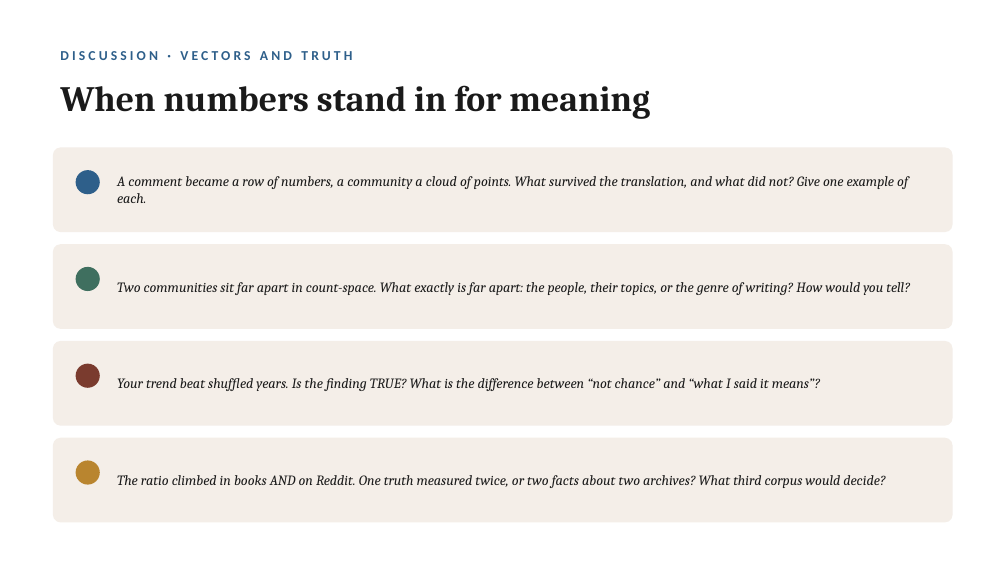
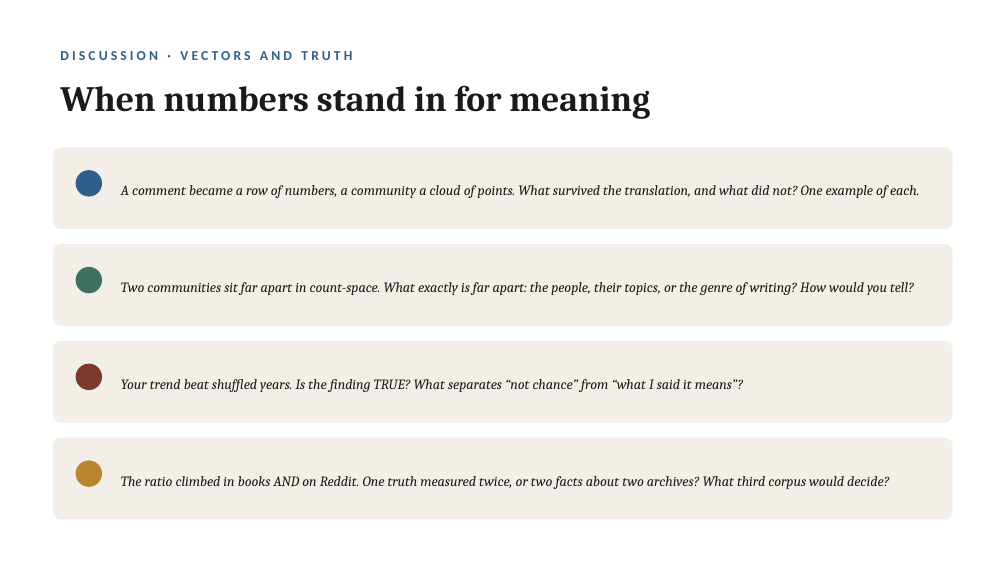
Before and after one commit to lucianli123/culture-as-data-2026, a slide deck: slide 18 of slides/week-02-lecture-draft.pptx (slide 15 before the commit). Drawn at 1008x567 pixels with LibreOffice and Linux fonts; fonts in the diff are those of the drawing. Boxes give left, top, right and bottom in pixels: in the first picture for what was removed or moved away, otherwise in the second. Text is boxed around its words. In the diff, an @@ line names an element or a change of style, - is before the commit and + after.

Commit message:
Week 2 deck: bootstrap and shuffle slides with live figures, truth-as-surviving-rivals capstone slide; build script kept in repo

```diff
--- a/slides/week-02-lecture-draft.pptx
+++ b/slides/week-02-lecture-draft.pptx
@@ text at (x1=121, y1=185, x2=919, y2=198): text changed @@
-A comment became a row of numbers, a community a cloud of points. What survived the translation, and what did not? Give one example of each.
+A comment became a row of numbers, a community a cloud of points. What survived the translation, and what did not? One example of each.
@@ text "Two communities sit far apart ..." moved from (x1=117, y1=282, x2=910, y2=295) to (x1=121, y1=282, x2=914, y2=295) @@
@@ proportions changed in 4 elements at (x1=53, y1=147, x2=953, y2=229), (x1=53, y1=244, x2=953, y2=326), (x1=53, y1=438, x2=953, y2=520), (x1=53, y1=341, x2=953, y2=423) @@
@@ text at (x1=121, y1=379, x2=743, y2=392): text changed @@
-Your trend beat shuffled years. Is the finding TRUE? What is the difference between “not chance” and “what I said it means”?
+Your trend beat shuffled years. Is the finding TRUE? What separates “not chance” from “what I said it means”?
@@ text "The ratio climbed in books ..." moved from (x1=117, y1=475, x2=885, y2=488) to (x1=121, y1=476, x2=889, y2=489) @@
```
Also in this commit, not shown: 4 other slides changed, 4 slides added, 1 slide removed, 1 other file.
